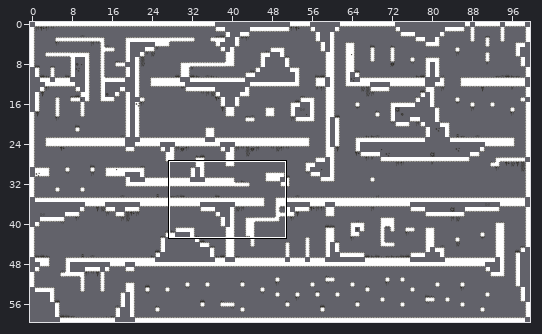
One commit to this Tiled map (JSON): source/assets/maps/level_2.json. The first picture is a wide view before the edit; the outline marks the close-up.
Close-up. Earlier state:
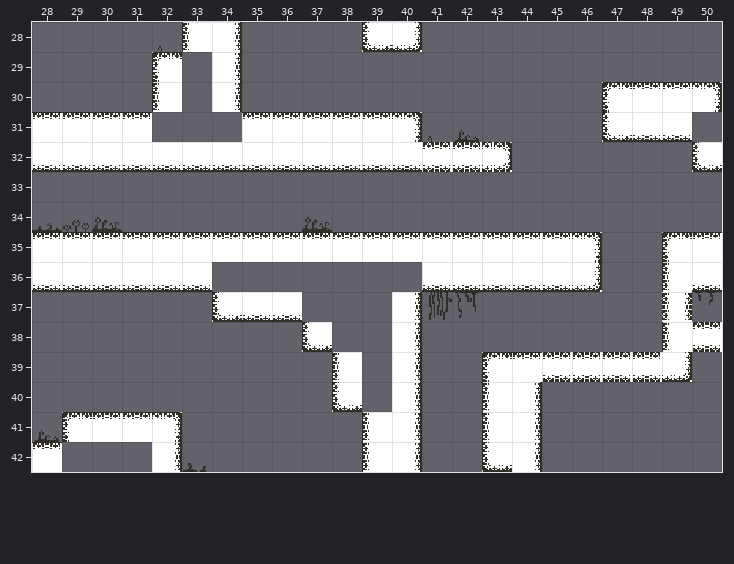
Cells are 20x20 px. Shown: x 28..50, y 28..42.
And afterwards:
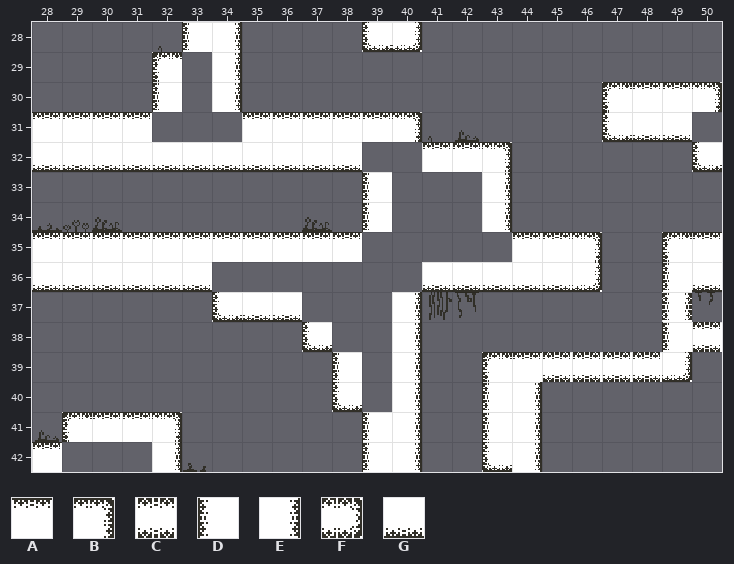
Key: from "Walls_level_1": A 1, B 2, C 3, D 7, E 9, F 13, G 15.
_ is an empty cell, . an unchanged one.
Changes in this commit:
--- layer "walls"
@@ x 39..43 @@
-32 GGCCF
-33 _..._
-34 _..._
-35 AAAAA
+32 __AAB
+33 D...E
+34 D...E
+35 _____
Pixel boxes of the changes (left, top, right, bottom) in both close-ups:
changed: (362, 142, 512, 262)
